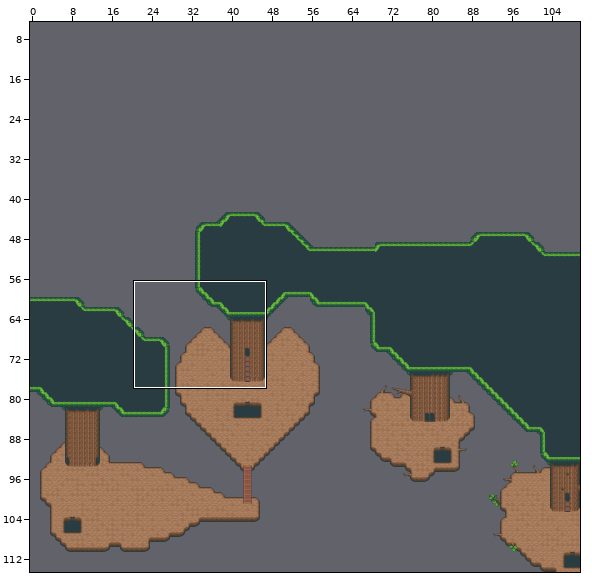
Two versions of a level (Tiled map, res/worlds/fyddnymed_canopy.tmx). The picture above shows the old version from afar; the outline marks the close-up.
Close-up. The starting point:
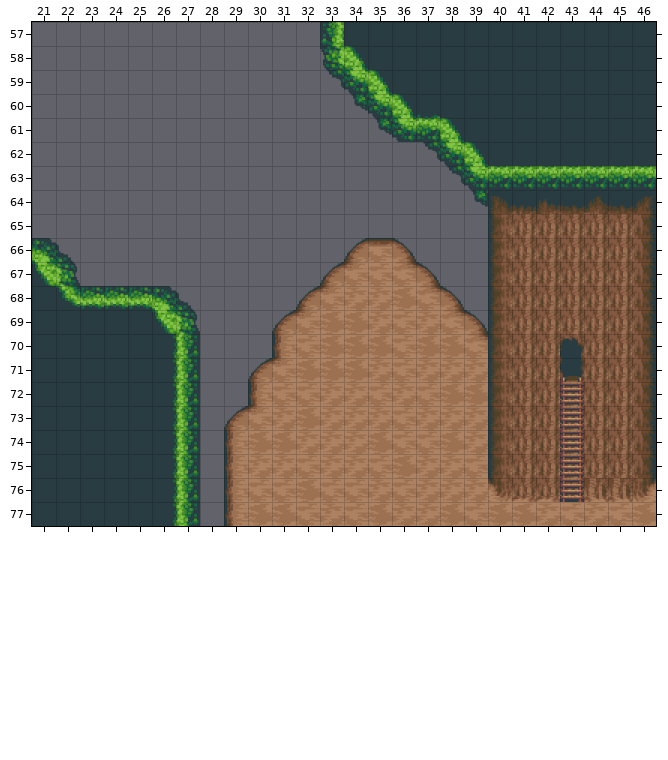
Cells are 32x32 px. Shown: x 21..46, y 57..77. The commit also changed other parts of the map, which this record leaves out.
And afterwards:
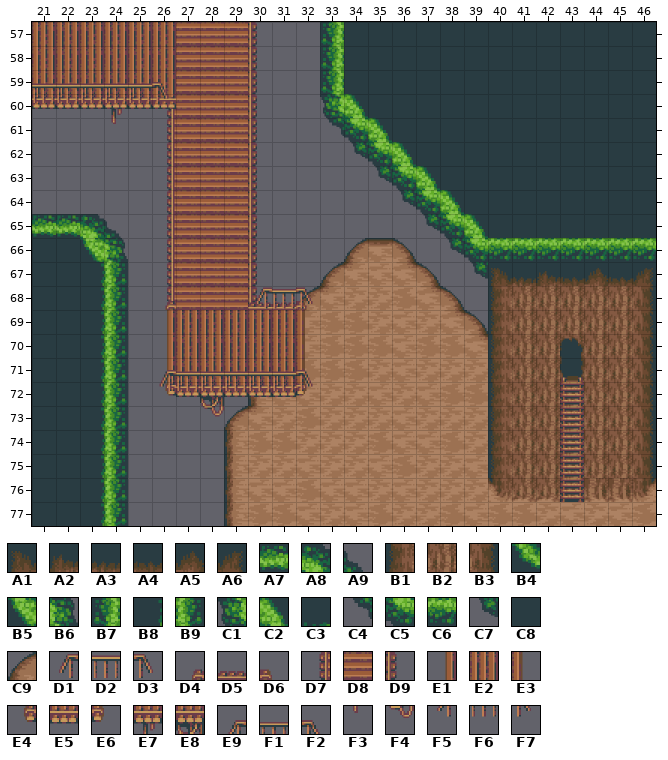
Key: from "giant_tree": A1 69, A2 70, A3 71, A4 72, A5 73, A6 74, A7 87, A8 88, A9 89, B1 103, B2 105, B3 108, B4 121, B5 122, B6 123, B7 153, B8 156, B9 157, C1 187, C2 188, C3 189, C4 221, C5 222, C6 223, C7 256, C8 257, C9 289, D1 391, D2 392, D3 393, D4 425, D5 426, D6 427, D7 428, D8 429, D9 430, E1 459, E2 460, E3 461, E4 493, E5 494, E6 495, E7 497, E8 499, E9 527, F1 528, F2 529, F3 531, F4 533, F5 561, F6 562, F7 563.
__ is an empty cell, .. an unchanged one.
Change:
--- layer "Tile Layer 2"
@@ x 21..46 @@
-58 .. .. .. .. .. .. .. .. .. .. .. .. C1 C2 .. .. .. .. .. .. .. .. .. .. .. ..
-59 .. .. .. .. .. .. .. .. .. .. .. .. C4 C5 C2 .. .. .. .. .. .. .. .. .. .. ..
-60 .. .. .. __ .. __ .. .. .. .. .. .. __ C7 C5 C2 C3 .. .. .. .. .. .. .. .. ..
-61 .. .. .. __ .. .. .. .. .. .. .. .. __ __ C7 C5 C6 C2 .. .. .. .. .. .. .. ..
-62 .. .. .. .. .. .. .. .. .. .. .. .. .. __ __ __ C4 C5 C2 .. .. .. .. .. .. ..
-63 .. .. .. .. .. .. .. .. .. .. .. .. .. .. __ __ __ C4 C5 C6 C6 C6 C6 C6 C6 C6
-64 .. .. .. .. .. .. .. .. .. .. .. .. .. .. .. __ __ __ C7 A1 A3 A2 A4 A5 A4 A6
-65 __ __ __ __ .. __ .. .. .. __ .. .. .. .. .. .. __ __ __ B1 B2 B2 B2 B2 B2 B3
-66 A8 A9 __ __ .. .. .. .. .. .. .. .. .. .. .. .. .. __ __ B1 B2 B2 B2 B2 B2 B3
-67 B5 B6 __ __ .. .. .. .. .. .. .. .. .. .. .. .. .. .. __ B1 B2 B2 B2 B2 B2 B3
-68 .. B4 A7 A7 A7 A8 A9 .. .. __ .. .. .. .. .. .. .. .. .. .. .. .. .. .. .. ..
-69 .. .. C8 C8 C8 B5 B6 .. .. .. .. .. .. .. .. .. .. .. .. .. .. .. .. .. .. ..
-70 .. .. C8 C8 C8 B8 B9 .. .. .. .. .. .. .. .. .. .. .. .. .. .. .. .. .. .. ..
-71 .. .. C8 C8 C8 B8 B9 .. .. C9 .. .. .. .. .. .. .. .. .. .. .. .. .. .. .. ..
-72 .. .. C8 C8 C8 B8 B9 __ .. .. .. .. .. .. .. .. .. .. .. .. .. .. .. .. .. ..
-73 .. .. C8 C8 C8 B8 B9 __ .. .. .. .. .. .. .. .. .. .. .. .. .. .. .. .. .. ..
-74 .. .. C8 C8 C8 B8 B9 .. .. .. .. .. .. .. .. .. .. .. .. .. .. .. .. .. .. ..
-75 .. .. C8 C8 C8 B8 B9 .. .. .. .. .. .. .. .. .. .. .. .. .. .. .. .. .. .. ..
-76 .. .. C8 C8 C8 B8 B9 .. .. .. .. .. .. .. .. .. .. .. .. .. .. .. .. .. .. ..
-77 .. .. C8 C8 C8 B8 B9 .. .. .. .. .. .. .. .. .. .. .. .. .. .. .. .. .. .. ..
+58 .. .. .. .. .. .. .. .. .. .. .. .. B7 C8 .. .. .. .. .. .. .. .. .. .. .. ..
+59 .. .. .. .. .. .. .. .. .. .. .. .. B7 C8 C8 .. .. .. .. .. .. .. .. .. .. ..
+60 .. .. .. E7 .. D7 .. .. .. .. .. .. C1 C2 C8 C8 C8 .. .. .. .. .. .. .. .. ..
+61 .. .. .. F3 .. .. .. .. .. .. .. .. C4 C5 C2 C8 C8 C8 .. .. .. .. .. .. .. ..
+62 .. .. .. .. .. .. .. .. .. .. .. .. .. C7 C5 C2 C8 C8 C8 .. .. .. .. .. .. ..
+63 .. .. .. .. .. .. .. .. .. .. .. .. .. .. C7 C5 C2 C8 C8 C8 C8 C8 C8 C8 C8 C8
+64 .. .. .. .. .. .. .. .. .. .. .. .. .. .. .. C7 C5 C2 C8 C8 C8 C8 C8 C8 C8 C8
+65 A7 A7 A8 A9 .. D7 .. .. .. D9 .. .. .. .. .. .. C7 C5 C2 C8 C8 C8 C8 C8 C8 C8
+66 C8 C8 B5 B6 .. .. .. .. .. .. .. .. .. .. .. .. .. C7 C5 C6 C6 C6 C6 C6 C6 C6
+67 C8 C8 B8 B9 .. .. .. .. .. .. .. .. .. .. .. .. .. .. C7 A1 A3 A2 A4 A5 A4 A6
+68 .. C8 B8 B9 __ D7 __ .. .. D9 .. .. .. .. .. .. .. .. .. .. .. .. .. .. .. ..
+69 .. .. B8 B9 __ __ __ .. .. .. .. .. .. .. .. .. .. .. .. .. .. .. .. .. .. ..
+70 .. .. B8 B9 __ __ __ .. .. .. .. .. .. .. .. .. .. .. .. .. .. .. .. .. .. ..
+71 .. .. B8 B9 __ __ __ .. .. __ .. .. .. .. .. .. .. .. .. .. .. .. .. .. .. ..
+72 .. .. B8 B9 __ __ __ E8 .. .. .. .. .. .. .. .. .. .. .. .. .. .. .. .. .. ..
+73 .. .. B8 B9 __ __ __ F4 .. .. .. .. .. .. .. .. .. .. .. .. .. .. .. .. .. ..
+74 .. .. B8 B9 __ __ __ .. .. .. .. .. .. .. .. .. .. .. .. .. .. .. .. .. .. ..
+75 .. .. B8 B9 __ __ __ .. .. .. .. .. .. .. .. .. .. .. .. .. .. .. .. .. .. ..
+76 .. .. B8 B9 __ __ __ .. .. .. .. .. .. .. .. .. .. .. .. .. .. .. .. .. .. ..
+77 .. .. B8 B9 __ __ __ .. .. .. .. .. .. .. .. .. .. .. .. .. .. .. .. .. .. ..
--- layer "Tile Layer 3"
@@ x 21..32 @@
-57 __ __ __ __ __ __ __ __ __ __ .. ..
-58 __ __ __ __ __ __ __ __ __ __ .. ..
-59 __ __ __ __ __ __ __ __ __ __ .. ..
-60 __ __ __ __ __ __ __ __ __ __ .. ..
-61 .. .. .. .. .. __ __ __ __ __ .. ..
-62 .. .. .. .. .. __ __ __ __ __ .. ..
-63 .. .. .. .. .. __ __ __ __ __ .. ..
-64 .. .. .. .. .. __ __ __ __ __ .. ..
-65 .. .. .. .. .. .. __ __ __ .. .. ..
-66 .. .. .. .. .. __ __ __ __ __ .. ..
-67 .. .. .. .. .. __ __ __ __ __ .. ..
-68 .. .. .. .. .. __ __ __ __ __ __ __
-69 .. .. .. .. .. __ __ __ __ __ __ __
-70 .. .. .. .. .. __ __ __ __ __ __ __
-71 .. .. .. .. .. __ __ __ __ __ __ __
-72 .. .. .. .. .. __ __ __ __ __ __ __
+57 E2 E2 E2 E2 E2 E2 D8 D8 D8 D9 .. ..
+58 E2 E2 E2 E2 E2 E2 D8 D8 D8 D9 .. ..
+59 E2 E2 E2 E2 E2 E2 D8 D8 D8 D9 .. ..
+60 E5 E5 E5 E5 E5 E5 D8 D8 D8 D9 .. ..
+61 .. .. .. .. .. D7 D8 D8 D8 D9 .. ..
+62 .. .. .. .. .. D7 D8 D8 D8 D9 .. ..
+63 .. .. .. .. .. D7 D8 D8 D8 D9 .. ..
+64 .. .. .. .. .. D7 D8 D8 D8 D9 .. ..
+65 .. .. .. .. .. .. D8 D8 D8 .. .. ..
+66 .. .. .. .. .. D7 D8 D8 D8 D9 .. ..
+67 .. .. .. .. .. D7 D8 D8 D8 D9 .. ..
+68 .. .. .. .. .. D4 D8 D8 D8 D5 D5 D6
+69 .. .. .. .. .. E1 E2 E2 E2 E2 E2 E3
+70 .. .. .. .. .. E1 E2 E2 E2 E2 E2 E3
+71 .. .. .. .. .. E1 E2 E2 E2 E2 E2 E3
+72 .. .. .. .. .. E4 E5 E5 E5 E5 E5 E6
--- layer "Tile Layer 4"
@@ x 21..26 @@
-59 __ __ __ __ __ __
-60 __ __ __ __ __ __
+59 F1 F1 F1 F1 F1 F2
+60 F6 F6 F6 F6 F6 F7
@@ x 30..32 @@
-68 __ __ __
+68 D1 D2 D3
@@ x 26..32 @@
-71 __ __ __ __ __ __ __
-72 __ __ __ __ __ __ __
+71 E9 F1 F1 F1 F1 F1 F2
+72 F5 F6 F6 F6 F6 F6 F7
Where, in picture pixels (left, top, right, bottom), the same in both close-ups:
changed: (32, 22, 313, 526)
changed: (320, 46, 656, 286)
